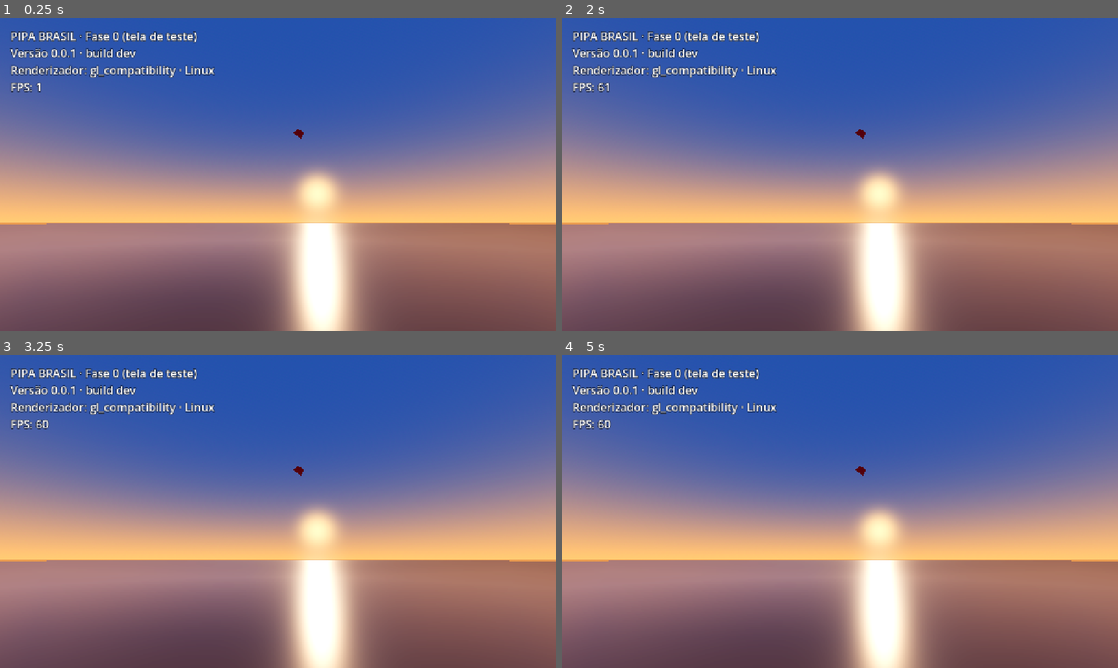
Above: before the commit, frames 1-4 (two rows, left to right).
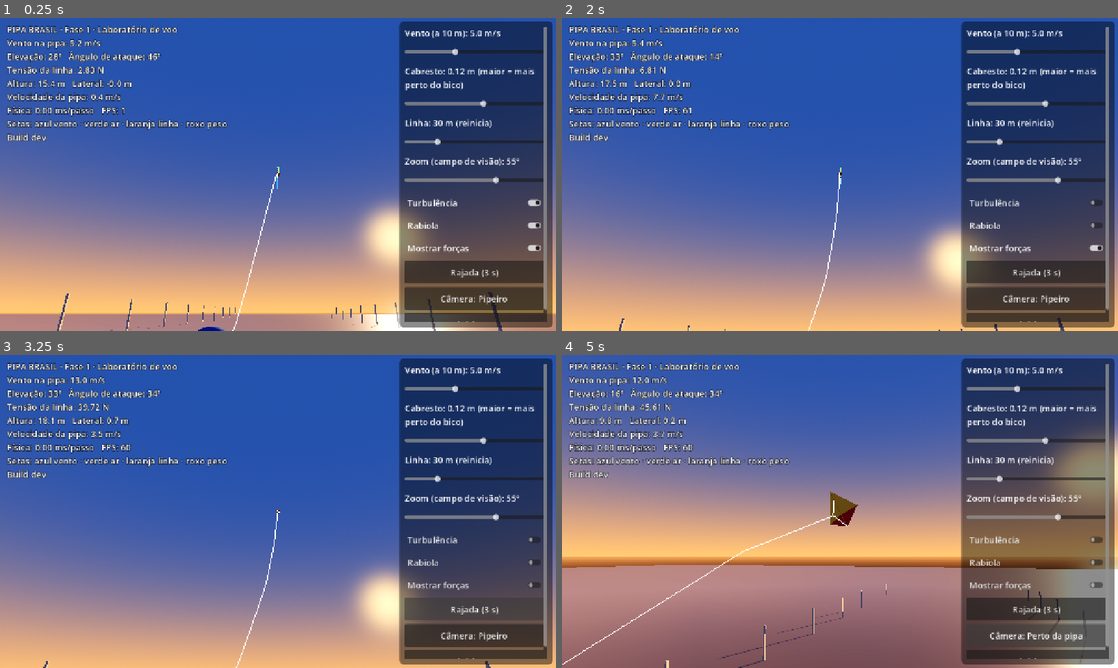
Above: after the commit, the same moments.

Repository: lucaskaeller201-ui/Pipa-Brasil
Game: Godot game, scene res://scenes/main/main.tscn
Same seed, same stepped clock (60 frames per second), same inputs: the game is played once before the commit and once after it.
Inputs (mouse positions are in pixels of both pictures, inside the frame that each line leads up to):
- Up to frame 1 (0.25 s): no input
- Up to frame 2 (2 s): click (1034, 202) at 0.5 s, where only the run after the commit has a clickable "Turbulência"; click (1034, 224) at 1.25 s, where only the run after the commit has a clickable "Rabiola"
- Up to frame 3 (3.25 s): click (472, 583) at 2 s, where only the run after the commit has a clickable "Mostrar forças"; click (472, 608) at 2.75 s, where only the run after the commit has a clickable "Rajada (3 s)"
- Up to frame 4 (5 s): click (1034, 636) at 3.5 s, where only the run after the commit has a clickable "Câmera: Pipeiro"; click (1034, 636) at 4.25 s, where only the run after the commit has a clickable "Câmera: Lateral"

The runs differ from the first frame. In frame 1, 77% of the frame differs, in the area x 0-100%, y 1-100%; in frame 2, 80%; in frame 3, 81%; in frame 4, 65%.

Commit message:
Fase 1: laboratório de voo como cena principal; velocidade da pipa sem erro de precisão
- game/lab/lab_voo.gd: raia, linha, rabiola, setas de força, painel e controles
  (vento, cabresto, linha, zoom, turbulência, rabiola, rajada, câmeras)
- KiteBody acumula o deslocamento do subpasso à parte (Vector3 é precisão simples)
- Versão 0.1.0, orientação paisagem

Co-Authored-By: Claude Opus 5.5 <noreply@anthropic.com>
Claude-Session: https://claude.ai/code/session_01VcBVPpGPHbKMkWY2F5CwiY

Diff:
--- /dev/null
+++ b/game/lab/lab_voo.gd
@@ -0,0 +1,304 @@
+extends Node3D
+## Fase 1 — Laboratório de voo.
+##
+## Mostra a física da raia funcionando: vento, pipa, linha presa num ponto fixo
+## e rabiola, com setas das forças e números ao vivo. Os controles mudam o
+## vento e o cabresto. Ainda não há comandos do pipeiro (Fase 2).
+
+const BuildInfo := preload("res://game/main/build_info.gd")
+const Ambiente := preload("res://game/world/ambiente.gd")
+const KiteView := preload("res://game/views/kite_view.gd")
+const LinesView := preload("res://game/views/lines_view.gd")
+
+const VENTO_PADRAO := 5.0
+const TURBULENCIA := 0.15
+const ESCALA_FORCA := 0.6   ## m de seta por newton
+const ESCALA_VENTO := 0.4   ## m de seta por m/s
+const CAMERAS := ["Pipeiro", "Lateral", "Perto da pipa"]
+
+var world: SimWorld
+var definicao: KiteDefinition
+
+var _vento := VENTO_PADRAO
+var _comprimento_linha := 30.0
+var _turbulencia := true
+var _mostrar_forcas := true
+var _camera_modo := 0
+var _custo_ms := 0.0
+
+var _pipa: Node3D
+var _linhas: MeshInstance3D
+var _forcas: MeshInstance3D
+var _camera: Camera3D
+var _info: Label
+var _rotulos := {}
+var _botao_camera: Button
+
+
+func _ready() -> void:
+	definicao = KiteDefinition.raia_laboratorio()
+	Ambiente.criar_por_do_sol(self)
+	_criar_pipeiro()
+
+	_pipa = KiteView.new()
+	_pipa.name = "Pipa"
+	add_child(_pipa)
+	_linhas = LinesView.new()
+	_linhas.name = "Linhas"
+	add_child(_linhas)
+	_forcas = LinesView.new()
+	_forcas.name = "Forcas"
+	add_child(_forcas)
+
+	_camera = Camera3D.new()
+	_camera.name = "Camera"
+	_camera.fov = 55.0
+	_camera.far = 1000.0
+	_camera.current = true
+	add_child(_camera)
+
+	_criar_interface()
+	reiniciar()
+
+
+func reiniciar() -> void:
+	world = SimWorld.create_flight(WindField.new(_vento, TURBULENCIA if _turbulencia else 0.0, 1),
+		definicao, _comprimento_linha, 30.0)
+	_pipa.call("construir", definicao)
+	_atualizar_visual()
+
+
+## Avança a simulação (usado também pelos testes).
+func avancar(segundos: float) -> void:
+	var passos := roundi(segundos * Engine.physics_ticks_per_second)
+	for i in passos:
+		world.step(1.0 / Engine.physics_ticks_per_second)
+
+
+func _physics_process(delta: float) -> void:
+	var inicio := Time.get_ticks_usec()
+	world.step(delta)
+	var ms := (Time.get_ticks_usec() - inicio) / 1000.0
+	_custo_ms = lerpf(_custo_ms, ms, 0.05)
+
+
+func _process(_delta: float) -> void:
+	_atualizar_visual()
+	_atualizar_camera()
+	_info.text = texto_info()
+
+
+func _atualizar_visual() -> void:
+	_pipa.call("atualizar", world.kite)
+
+	_linhas.call("limpar")
+	_linhas.call("desenhar_cadeia", world.line.pos, Color(0.97, 0.97, 0.97))
+	if world.tail != null:
+		_linhas.call("desenhar_cadeia", world.tail.pos, Color(0.10, 0.55, 1.0))
+
+	_forcas.call("limpar")
+	if _mostrar_forcas:
+		var k := world.kite
+		var setas := [
+			[k.position, k.last_wind * ESCALA_VENTO],
+			[k.position, k.last_aero_force * ESCALA_FORCA],
+			[world.bridle_position(), -world.tension_direction * world.tension * ESCALA_FORCA],
+			[k.position, KiteBody.GRAVITY * k.definition.mass * ESCALA_FORCA],
+		]
+		var cores := [Color(0.3, 0.8, 1.0), Color(0.2, 0.95, 0.3), Color(1.0, 0.55, 0.1), Color(0.75, 0.4, 1.0)]
+		_forcas.call("desenhar_setas", setas, cores)
+
+
+func _atualizar_camera() -> void:
+	var alvo := world.kite.position
+	var mao := world.hand_position
+	match _camera_modo:
+		0:  # atrás do pipeiro, olhando a pipa
+			_camera.position = mao + Vector3(0.6, 0.5, 3.0)
+			_camera.look_at(alvo, Vector3.UP)
+		1:  # de lado, vendo a linha inteira
+			var meio := (mao + alvo) * 0.5
+			_camera.position = meio + Vector3(_comprimento_linha * 1.1, 2.0, 0.0)
+			_camera.look_at(meio, Vector3.UP)
+		_:  # perto da pipa, entre ela e o pipeiro
+			var para_mao := (mao - alvo).normalized()
+			_camera.position = alvo + para_mao * 4.0 + Vector3(1.5, 0.5, 0.0)
+			_camera.look_at(alvo, Vector3.UP)
+
+
+func texto_info() -> String:
+	var k := world.kite
+	var vento_pipa := k.last_wind.length()
+	return "PIPA BRASIL · Fase 1 · Laboratório de voo\n" + \
+		"Vento na pipa: %.1f m/s\n" % vento_pipa + \
+		"Elevação: %.0f°   Ângulo de ataque: %.0f°\n" % [world.elevation_deg(), k.last_aoa_deg] + \
+		"Tensão da linha: %.2f N\n" % world.tension + \
+		"Altura: %.1f m   Lateral: %.1f m\n" % [k.position.y, world.lateral_offset()] + \
+		"Velocidade da pipa: %.1f m/s\n" % k.velocity.length() + \
+		"Física: %.2f ms/passo   FPS: %d\n" % [_custo_ms, Engine.get_frames_per_second()] + \
+		"Setas: azul vento · verde ar · laranja linha · roxo peso\n" + \
+		"Build %s" % BuildInfo.COMMIT
+
+
+# ---------------- cenário e interface ----------------
+
+func _criar_pipeiro() -> void:
+	# Marcador simples do pipeiro (o personagem de verdade vem na Fase 7).
+	var corpo := MeshInstance3D.new()
+	corpo.name = "Pipeiro"
+	var capsula := CapsuleMesh.new()
+	capsula.radius = 0.22
+	capsula.height = 1.6
+	corpo.mesh = capsula
+	var material := StandardMaterial3D.new()
+	material.albedo_color = Color(0.15, 0.35, 0.65)
+	corpo.material_override = material
+	corpo.position = Vector3(0.0, 0.8, 0.25)
+	add_child(corpo)
+
+
+func _criar_interface() -> void:
+	var camada := CanvasLayer.new()
+	camada.name = "Interface"
+	add_child(camada)
+
+	var raiz := Control.new()
+	raiz.set_anchors_preset(Control.PRESET_FULL_RECT)
+	raiz.mouse_filter = Control.MOUSE_FILTER_IGNORE
+	var tema := Theme.new()
+	tema.default_font_size = 20
+	raiz.theme = tema
+	camada.add_child(raiz)
+
+	_info = Label.new()
+	_info.position = Vector2(16.0, 12.0)
+	_info.add_theme_color_override("font_color", Color.WHITE)
+	_info.add_theme_color_override("font_outline_color", Color(0.0, 0.0, 0.0, 0.85))
+	_info.add_theme_constant_override("outline_size", 6)
+	raiz.add_child(_info)
+
+	var painel := PanelContainer.new()
+	painel.set_anchors_preset(Control.PRESET_RIGHT_WIDE)
+	painel.offset_left = -360.0
+	painel.offset_right = -8.0
+	painel.offset_top = 8.0
+	painel.offset_bottom = -8.0
+	var fundo := StyleBoxFlat.new()
+	fundo.bg_color = Color(0.0, 0.0, 0.0, 0.45)
+	fundo.set_corner_radius_all(10)
+	fundo.set_content_margin_all(12)
+	painel.add_theme_stylebox_override("panel", fundo)
+	raiz.add_child(painel)
+
+	var rolagem := ScrollContainer.new()
+	rolagem.horizontal_scroll_mode = ScrollContainer.SCROLL_MODE_DISABLED
+	painel.add_child(rolagem)
+	var caixa := VBoxContainer.new()
+	caixa.size_flags_horizontal = Control.SIZE_EXPAND_FILL
+	caixa.add_theme_constant_override("separation", 8)
+	rolagem.add_child(caixa)
+
+	_slider(caixa, "vento", 0.0, 14.0, 0.5, _vento, _ao_mudar_vento)
+	_slider(caixa, "cabresto", 0.04, 0.18, 0.01, definicao.tow_point.y, _ao_mudar_cabresto)
+	_slider(caixa, "linha", 10.0, 100.0, 5.0, _comprimento_linha, _ao_mudar_linha)
+	_slider(caixa, "zoom", 15.0, 75.0, 1.0, _camera.fov, _ao_mudar_zoom)
+	_toggle(caixa, "Turbulência", _turbulencia, _ao_mudar_turbulencia)
+	_toggle(caixa, "Rabiola", definicao.tail_enabled, _ao_mudar_rabiola)
+	_toggle(caixa, "Mostrar forças", _mostrar_forcas, _ao_mudar_forcas)
+	_botao(caixa, "Rajada (3 s)", _ao_tocar_rajada)
+	_botao_camera = _botao(caixa, "Câmera: %s" % CAMERAS[_camera_modo], _ao_tocar_camera)
+	_botao(caixa, "Reiniciar voo", reiniciar)
+
+
+func _ao_mudar_vento(v: float) -> void:
+	_vento = v
+	world.wind.speed = v
+
+
+func _ao_mudar_cabresto(v: float) -> void:
+	definicao.tow_point.y = v
+	_pipa.call("construir", definicao)
+
+
+func _ao_mudar_linha(v: float) -> void:
+	_comprimento_linha = v
+	reiniciar()
+
+
+func _ao_mudar_zoom(v: float) -> void:
+	_camera.fov = v
+
+
+func _ao_mudar_turbulencia(ligado: bool) -> void:
+	_turbulencia = ligado
+	world.wind.turbulence = TURBULENCIA if ligado else 0.0
+
+
+func _ao_mudar_rabiola(ligado: bool) -> void:
+	definicao.tail_enabled = ligado
+	reiniciar()
+
+
+func _ao_mudar_forcas(ligado: bool) -> void:
+	_mostrar_forcas = ligado
+
+
+func _ao_tocar_rajada() -> void:
+	world.wind.set_gust(world.time, minf(_vento * 2.0 + 2.0, 16.0), 3.0)
+
+
+func _ao_tocar_camera() -> void:
+	_camera_modo = (_camera_modo + 1) % CAMERAS.size()
+	_botao_camera.text = "Câmera: %s" % CAMERAS[_camera_modo]
+
+
+func _texto_slider(chave: String, v: float) -> String:
+	match chave:
+		"vento":
+			return "Vento (a 10 m): %.1f m/s" % v
+		"cabresto":
+			return "Cabresto: %.2f m (maior = mais perto do bico)" % v
+		"linha":
+			return "Linha: %d m (reinicia)" % roundi(v)
+		_:
+			return "Zoom (campo de visão): %d°" % roundi(v)
+
+
+func _slider(caixa: VBoxContainer, chave: String, minimo: float, maximo: float, passo: float,
+		valor: float, ao_mudar: Callable) -> void:
+	var rotulo := Label.new()
+	rotulo.text = _texto_slider(chave, valor)
+	rotulo.autowrap_mode = TextServer.AUTOWRAP_WORD_SMART
+	caixa.add_child(rotulo)
+	_rotulos[chave] = rotulo
+	var s := HSlider.new()
+	s.min_value = minimo
+	s.max_value = maximo
+	s.step = passo
+	s.value = valor
+	s.custom_minimum_size = Vector2(300.0, 44.0)
+	s.value_changed.connect(_ao_mudar_slider.bind(chave, rotulo, ao_mudar))
+	caixa.add_child(s)
+
+
+func _ao_mudar_slider(v: float, chave: String, rotulo: Label, ao_mudar: Callable) -> void:
+	rotulo.text = _texto_slider(chave, v)
+	ao_mudar.call(v)
+
+
+func _toggle(caixa: VBoxContainer, texto: String, ligado: bool, ao_mudar: Callable) -> void:
+	var c := CheckButton.new()
+	c.text = texto
+	c.button_pressed = ligado
+	c.custom_minimum_size = Vector2(0.0, 44.0)
+	c.toggled.connect(ao_mudar)
+	caixa.add_child(c)
+
+
+func _botao(caixa: VBoxContainer, texto: String, ao_tocar: Callable) -> Button:
+	var b := Button.new()
+	b.text = texto
+	b.custom_minimum_size = Vector2(0.0, 52.0)
+	b.pressed.connect(ao_tocar)
+	caixa.add_child(b)
+	return b
--- a/game/main/main.gd
+++ /dev/null
@@ -1,144 +0,0 @@
-extends Node3D
-## Tela de teste da Fase 0.
-##
-## Não contém física nenhuma: serve só para confirmar que o projeto abre,
-## renderiza no aparelho e mostra versão, renderizador e FPS. A pipa no céu é
-## um objeto parado, apenas decorativo; a pipa de verdade nasce na Fase 1.
-
-const BuildInfo := preload("res://game/main/build_info.gd")
-
-var _info: Label
-
-
-func _ready() -> void:
-	_criar_ambiente()
-	_criar_sol()
-	_criar_chao()
-	_criar_pipa_decorativa()
-	_criar_camera()
-	_criar_interface()
-
-
-func _process(_delta: float) -> void:
-	if _info != null:
-		_info.text = texto_info()
-
-
-func texto_info() -> String:
-	var versao: String = ProjectSettings.get_setting("application/config/version", "?")
-	return "PIPA BRASIL · Fase 0 (tela de teste)\nVersão %s · build %s\nRenderizador: %s · %s\nFPS: %d" % [
-		versao,
-		BuildInfo.COMMIT,
-		RenderingServer.get_current_rendering_method(),
-		OS.get_name(),
-		Engine.get_frames_per_second(),
-	]
-
-
-func _criar_ambiente() -> void:
-	var ceu_material := ProceduralSkyMaterial.new()
-	ceu_material.sky_top_color = Color(0.20, 0.30, 0.55)
-	ceu_material.sky_horizon_color = Color(1.00, 0.62, 0.30)
-	ceu_material.sky_curve = 0.12
-	ceu_material.ground_horizon_color = Color(0.85, 0.52, 0.28)
-	ceu_material.ground_bottom_color = Color(0.18, 0.11, 0.08)
-	ceu_material.sun_angle_max = 25.0
-	ceu_material.sun_curve = 0.1
-
-	var ceu := Sky.new()
-	ceu.sky_material = ceu_material
-
-	var ambiente := Environment.new()
-	ambiente.background_mode = Environment.BG_SKY
-	ambiente.sky = ceu
-	ambiente.ambient_light_source = Environment.AMBIENT_SOURCE_SKY
-	ambiente.reflected_light_source = Environment.REFLECTION_SOURCE_SKY
-	ambiente.tonemap_mode = Environment.TONE_MAPPER_ACES
-	ambiente.glow_enabled = true
-
-	var mundo := WorldEnvironment.new()
-	mundo.name = "Ambiente"
-	mundo.environment = ambiente
-	add_child(mundo)
-
-
-func _criar_sol() -> void:
-	# Sol baixo, quase no horizonte, à frente da câmera: fim de tarde dourado.
-	var sol := DirectionalLight3D.new()
-	sol.name = "Sol"
-	sol.light_color = Color(1.0, 0.74, 0.42)
-	sol.light_energy = 1.3
-	sol.shadow_enabled = true
-	sol.rotation_degrees = Vector3(-7.0, 170.0, 0.0)
-	add_child(sol)
-
-
-func _criar_chao() -> void:
-	# Piso liso e pouco rugoso, prévia do acabamento envernizado.
-	var malha := PlaneMesh.new()
-	malha.size = Vector2(400.0, 400.0)
-
-	var material := StandardMaterial3D.new()
-	material.albedo_color = Color(0.50, 0.36, 0.26)
-	material.roughness = 0.22
-	material.metallic = 0.0
-
-	var chao := MeshInstance3D.new()
-	chao.name = "Chao"
-	chao.mesh = malha
-	chao.material_override = material
-	add_child(chao)
-
-
-func _criar_pipa_decorativa() -> void:
-	# Losango simples gerado por código. Parado: decoração, não física.
-	var topo := Vector3(0.0, 0.45, 0.0)
-	var base := Vector3(0.0, -0.55, 0.0)
-	var esquerda := Vector3(-0.38, 0.05, 0.0)
-	var direita := Vector3(0.38, 0.05, 0.0)
-
-	var st := SurfaceTool.new()
-	st.begin(Mesh.PRIMITIVE_TRIANGLES)
-	for v in [topo, direita, base, topo, base, esquerda]:
-		st.add_vertex(v)
-	st.generate_normals()
-
-	var material := StandardMaterial3D.new()
-	material.albedo_color = Color(0.90, 0.20, 0.17)
-	material.cull_mode = BaseMaterial3D.CULL_DISABLED
-	material.roughness = 0.8
-
-	var pipa := MeshInstance3D.new()
-	pipa.name = "PipaDecorativa"
-	pipa.mesh = st.commit()
-	pipa.material_override = material
-	pipa.position = Vector3(3.0, 14.0, -30.0)
-	pipa.rotation_degrees = Vector3(-20.0, 10.0, 8.0)
-	pipa.scale = Vector3.ONE * 2.0
-	add_child(pipa)
-
-
-func _criar_camera() -> void:
-	var camera := Camera3D.new()
-	camera.name = "Camera"
-	camera.position = Vector3(0.0, 1.6, 0.0)
-	camera.rotation_degrees = Vector3(12.0, 0.0, 0.0)
-	camera.fov = 70.0
-	camera.current = true
-	add_child(camera)
-
-
-func _criar_interface() -> void:
-	var camada := CanvasLayer.new()
-	camada.name = "Interface"
-	add_child(camada)
-
-	_info = Label.new()
-	_info.name = "Info"
-	_info.position = Vector2(24.0, 24.0)
-	_info.add_theme_font_size_override("font_size", 26)
-	_info.add_theme_color_override("font_color", Color.WHITE)
-	_info.add_theme_color_override("font_outline_color", Color(0.0, 0.0, 0.0, 0.8))
-	_info.add_theme_constant_override("outline_size", 6)
-	_info.text = texto_info()
-	camada.add_child(_info)
--- /dev/null
+++ b/game/views/kite_view.gd
@@ -0,0 +1,56 @@
+extends Node3D
+## Desenha a pipa a partir da definição e acompanha o estado do KiteBody.
+## Só leitura: nada aqui altera a física.
+
+var _cabresto: ImmediateMesh
+
+
+func construir(def: KiteDefinition) -> void:
+	for filho in get_children():
+		filho.queue_free()
+
+	# Vela: triângulos de cima vermelhos, de baixo amarelos.
+	var st := SurfaceTool.new()
+	st.begin(Mesh.PRIMITIVE_TRIANGLES)
+	for i in def.triangles.size():
+		var tri := i / 3
+		st.set_color(Color(0.90, 0.18, 0.15) if tri < 2 else Color(1.0, 0.82, 0.20))
+		st.add_vertex(def.triangles[i])
+	st.generate_normals()
+	var vela_material := StandardMaterial3D.new()
+	vela_material.vertex_color_use_as_albedo = true
+	vela_material.cull_mode = BaseMaterial3D.CULL_DISABLED
+	vela_material.roughness = 0.8
+	var vela := MeshInstance3D.new()
+	vela.name = "Vela"
+	vela.mesh = st.commit()
+	vela.material_override = vela_material
+	add_child(vela)
+
+	# Varetas e cabresto.
+	var linhas := ImmediateMesh.new()
+	var material := StandardMaterial3D.new()
+	material.shading_mode = BaseMaterial3D.SHADING_MODE_UNSHADED
+	material.vertex_color_use_as_albedo = true
+	var top := def.corners[0]
+	var bottom := def.corners[1]
+	var left := def.corners[2]
+	var right := def.corners[3]
+	linhas.surface_begin(Mesh.PRIMITIVE_LINES, material)
+	linhas.surface_set_color(Color(0.35, 0.22, 0.10))
+	for p in [top, bottom, left, right]:
+		linhas.surface_add_vertex(p)
+	linhas.surface_set_color(Color(0.95, 0.95, 0.95))
+	var meio_espinha := Vector3(0.0, -0.2, 0.0)
+	for p in [top, def.tow_point, def.tow_point, meio_espinha]:
+		linhas.surface_add_vertex(p)
+	linhas.surface_end()
+	var estrutura := MeshInstance3D.new()
+	estrutura.name = "Estrutura"
+	estrutura.mesh = linhas
+	add_child(estrutura)
+	_cabresto = linhas
+
+
+func atualizar(kite: KiteBody) -> void:
+	transform = Transform3D(Basis(kite.rotation), kite.position)
--- /dev/null
+++ b/game/views/lines_view.gd
@@ -0,0 +1,53 @@
+extends MeshInstance3D
+## Desenha cadeias de pontos (linha, rabiola) e setas de força com ImmediateMesh.
+## Versão de laboratório: linhas de 1 pixel. A linha bonita (fita com largura
+## mínima na tela) vem na Fase 3.
+
+var _im := ImmediateMesh.new()
+var _material := StandardMaterial3D.new()
+
+
+func _init() -> void:
+	mesh = _im
+	_material.shading_mode = BaseMaterial3D.SHADING_MODE_UNSHADED
+	_material.vertex_color_use_as_albedo = true
+	_material.no_depth_test = false
+	cast_shadow = GeometryInstance3D.SHADOW_CASTING_SETTING_OFF
+
+
+func limpar() -> void:
+	_im.clear_surfaces()
+
+
+func desenhar_cadeia(pontos: PackedVector3Array, cor: Color) -> void:
+	if pontos.size() < 2:
+		return
+	_im.surface_begin(Mesh.PRIMITIVE_LINE_STRIP, _material)
+	_im.surface_set_color(cor)
+	for p in pontos:
+		_im.surface_add_vertex(p)
+	_im.surface_end()
+
+
+## Desenha várias setas (origem, vetor) numa única superfície.
+func desenhar_setas(setas: Array, cores: Array) -> void:
+	if setas.is_empty():
+		return
+	_im.surface_begin(Mesh.PRIMITIVE_LINES, _material)
+	for i in setas.size():
+		var origem: Vector3 = setas[i][0]
+		var vetor: Vector3 = setas[i][1]
+		var tamanho := vetor.length()
+		if tamanho < 0.02:
+			continue
+		var fim := origem + vetor
+		var dir := vetor / tamanho
+		var lado := dir.cross(Vector3.UP)
+		if lado.length() < 0.1:
+			lado = dir.cross(Vector3.RIGHT)
+		lado = lado.normalized() * minf(0.15, tamanho * 0.25)
+		var recuo := dir * minf(0.3, tamanho * 0.3)
+		_im.surface_set_color(cores[i])
+		for p in [origem, fim, fim, fim - recuo + lado, fim, fim - recuo - lado]:
+			_im.surface_add_vertex(p)
+	_im.surface_end()
--- /dev/null
+++ b/game/world/ambiente.gd
@@ -0,0 +1,66 @@
+extends RefCounted
+## Monta o ambiente de fim de tarde (céu, sol baixo, chão envernizado).
+## Versão simples da identidade visual; o ciclo de dia e noite vem na Fase 7.
+
+
+static func criar_por_do_sol(pai: Node3D) -> void:
+	var ceu_material := ProceduralSkyMaterial.new()
+	ceu_material.sky_top_color = Color(0.20, 0.30, 0.55)
+	ceu_material.sky_horizon_color = Color(1.00, 0.62, 0.30)
+	ceu_material.sky_curve = 0.12
+	ceu_material.ground_horizon_color = Color(0.85, 0.52, 0.28)
+	ceu_material.ground_bottom_color = Color(0.18, 0.11, 0.08)
+	ceu_material.sun_angle_max = 25.0
+	ceu_material.sun_curve = 0.1
+
+	var ceu := Sky.new()
+	ceu.sky_material = ceu_material
+
+	var env := Environment.new()
+	env.background_mode = Environment.BG_SKY
+	env.sky = ceu
+	env.ambient_light_source = Environment.AMBIENT_SOURCE_SKY
+	env.reflected_light_source = Environment.REFLECTION_SOURCE_SKY
+	env.tonemap_mode = Environment.TONE_MAPPER_ACES
+	env.glow_enabled = true
+
+	var mundo := WorldEnvironment.new()
+	mundo.name = "Ambiente"
+	mundo.environment = env
+	pai.add_child(mundo)
+
+	# Sol baixo, à frente do pipeiro (na direção para onde o vento sopra).
+	var sol := DirectionalLight3D.new()
+	sol.name = "Sol"
+	sol.light_color = Color(1.0, 0.74, 0.42)
+	sol.light_energy = 1.3
+	sol.shadow_enabled = true
+	sol.rotation_degrees = Vector3(-12.0, 160.0, 0.0)
+	pai.add_child(sol)
+
+	var malha := PlaneMesh.new()
+	malha.size = Vector2(600.0, 600.0)
+	var material := StandardMaterial3D.new()
+	material.albedo_color = Color(0.50, 0.36, 0.26)
+	material.roughness = 0.25
+	var chao := MeshInstance3D.new()
+	chao.name = "Chao"
+	chao.mesh = malha
+	chao.material_override = material
+	pai.add_child(chao)
+
+	# Postes de referência a cada 10 m, para dar noção de distância e altura.
+	var marcos := Node3D.new()
+	marcos.name = "Marcos"
+	var poste := BoxMesh.new()
+	poste.size = Vector3(0.15, 3.0, 0.15)
+	var cor_poste := StandardMaterial3D.new()
+	cor_poste.albedo_color = Color(0.85, 0.85, 0.80)
+	for z in range(-10, -110, -10):
+		for x in [-15.0, 15.0]:
+			var m := MeshInstance3D.new()
+			m.mesh = poste
+			m.material_override = cor_poste
+			m.position = Vector3(x, 1.5, z)
+			marcos.add_child(m)
+	pai.add_child(marcos)
--- a/project.godot
+++ b/project.godot
@@ -7,7 +7,7 @@
 
 config/name="PIPA BRASIL"
 config/description="Simulador brasileiro de pipas em 3D"
-config/version="0.0.1"
+config/version="0.1.0"
 run/main_scene="res://scenes/main/main.tscn"
 config/features=PackedStringArray("4.7", "Mobile")
 config/icon="res://icon.svg"
@@ -18,7 +18,7 @@
 window/size/viewport_height=720
 window/stretch/mode="canvas_items"
 window/stretch/aspect="expand"
-window/handheld/orientation=6
+window/handheld/orientation=4
 
 [physics]
 
--- a/scenes/main/main.tscn
+++ b/scenes/main/main.tscn
@@ -1,6 +1,6 @@
 [gd_scene load_steps=2 format=3]
 
-[ext_resource type="Script" path="res://game/main/main.gd" id="1_main"]
+[ext_resource type="Script" path="res://game/lab/lab_voo.gd" id="1_main"]
 
 [node name="Main" type="Node3D"]
 script = ExtResource("1_main")
--- a/sim/kite/kite_body.gd
+++ b/sim/kite/kite_body.gd
@@ -16,8 +16,11 @@
 var velocity := Vector3.ZERO
 var angular_velocity := Vector3.ZERO  ## rad/s, no referencial do mundo
 
-var _prev_position := Vector3.ZERO
 var _prev_rotation := Quaternion.IDENTITY
+# Deslocamento acumulado no subpasso. Guardado à parte porque Vector3 usa
+# precisão simples: a 100 m de altura, (posição - posição anterior) perde
+# precisão e a velocidade derivada dela acumula erro.
+var _step_delta := Vector3.ZERO
 
 # Últimos valores calculados, para depuração e testes.
 var last_aero_force := Vector3.ZERO
@@ -62,7 +65,9 @@
 
 ## Aplica uma correção de posição (impulso posicional P) no ponto de offset r.
 func apply_position_impulse(r: Vector3, impulse: Vector3) -> void:
-	position += impulse / definition.mass
+	var dx := impulse / definition.mass
+	position += dx
+	_step_delta += dx
 	var dtheta := inv_inertia_world(r.cross(impulse))
 	var dq := Quaternion(dtheta.x, dtheta.y, dtheta.z, 0.0) * rotation
 	rotation = Quaternion(
@@ -119,9 +124,9 @@
 	velocity += f * (h / m)
 	var iw := inertia_world(angular_velocity)
 	angular_velocity += inv_inertia_world(last_aero_torque - angular_velocity.cross(iw)) * h
-	_prev_position = position
 	_prev_rotation = rotation
-	position += velocity * h
+	_step_delta = velocity * h
+	position += _step_delta
 	var dq := Quaternion(angular_velocity.x, angular_velocity.y, angular_velocity.z, 0.0) * rotation
 	rotation = Quaternion(
 		rotation.x + 0.5 * h * dq.x,
@@ -133,7 +138,7 @@
 
 ## Recalcula as velocidades a partir do deslocamento do subpasso.
 func update_velocities(h: float) -> void:
-	velocity = (position - _prev_position) / h
+	velocity = _step_delta / h
 	var dq := rotation * _prev_rotation.inverse()
 	var s := 2.0 / h if dq.w >= 0.0 else -2.0 / h
 	angular_velocity = Vector3(dq.x, dq.y, dq.z) * s
@@ -145,5 +150,5 @@
 	rotation = p_rotation.normalized()
 	velocity = Vector3.ZERO
 	angular_velocity = Vector3.ZERO
-	_prev_position = position
+	_step_delta = Vector3.ZERO
 	_prev_rotation = rotation
--- a/tests/unit/test_cena_principal.gd
+++ b/tests/unit/test_cena_principal.gd
@@ -1,8 +1,9 @@
 extends "res://tests/test_case.gd"
-## Testes de fumaça: a cena principal abre sem erros e monta o que deveria.
+## Testes de fumaça: a cena principal (laboratório de voo) abre, monta o que
+## deveria e a pipa voa usando o núcleo físico.
 
 
-func test_cena_principal_abre_e_monta_os_elementos() -> void:
+func test_laboratorio_abre_e_a_pipa_voa() -> void:
 	var cena: PackedScene = load("res://scenes/main/main.tscn")
 	assert_not_null(cena, "a cena principal precisa carregar")
 	if cena == null:
@@ -15,11 +16,18 @@
 
 	tree.root.add_child(raiz)  # dispara _ready()
 	assert_true(raiz.is_node_ready(), "_ready() precisa ter rodado ao entrar na árvore")
-	for nome in ["Ambiente", "Sol", "Chao", "PipaDecorativa", "Camera", "Interface"]:
+	for nome in ["Ambiente", "Sol", "Chao", "Pipeiro", "Pipa", "Linhas", "Forcas", "Camera", "Interface"]:
 		assert_not_null(raiz.get_node_or_null(nome), "faltou o nó %s" % nome)
 
+	raiz.call("avancar", 3.0)
+	var world: SimWorld = raiz.get("world")
+	assert_not_null(world)
+	if world != null:
+		assert_true(world.is_finite_state())
+		assert_true(world.kite.position.y > 5.0, "depois de 3 s a pipa está no ar (y = %.1f m)" % world.kite.position.y)
+
 	var texto: String = raiz.call("texto_info")
-	assert_true(texto.contains("PIPA BRASIL"), "o texto de informação mostra o nome do jogo")
-	assert_true(texto.contains("0.0.1"), "o texto de informação mostra a versão")
+	assert_true(texto.contains("PIPA BRASIL"), "o painel mostra o nome do jogo")
+	assert_true(texto.contains("Tensão"), "o painel mostra a tensão da linha")
 
 	raiz.queue_free()
Not shown, changed: export_presets.cfg
Not shown, removed: game/views/.gitkeep
Not shown, removed: game/world/.gitkeep
